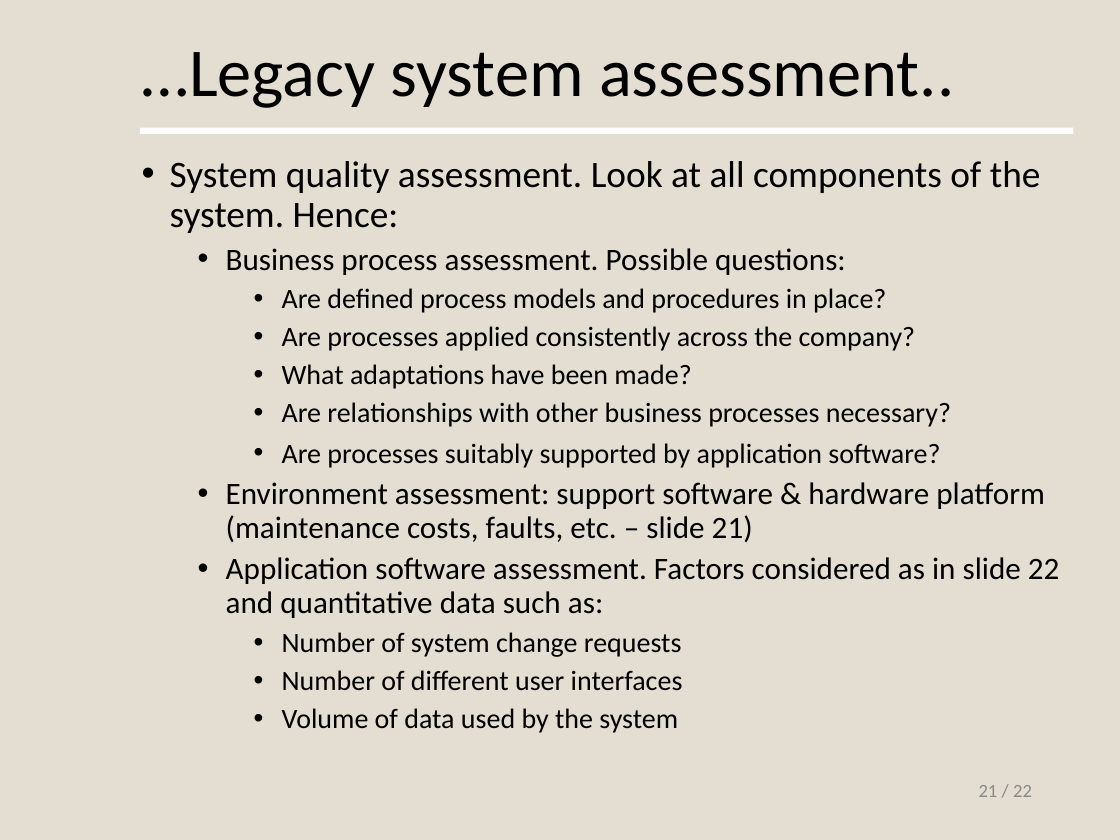
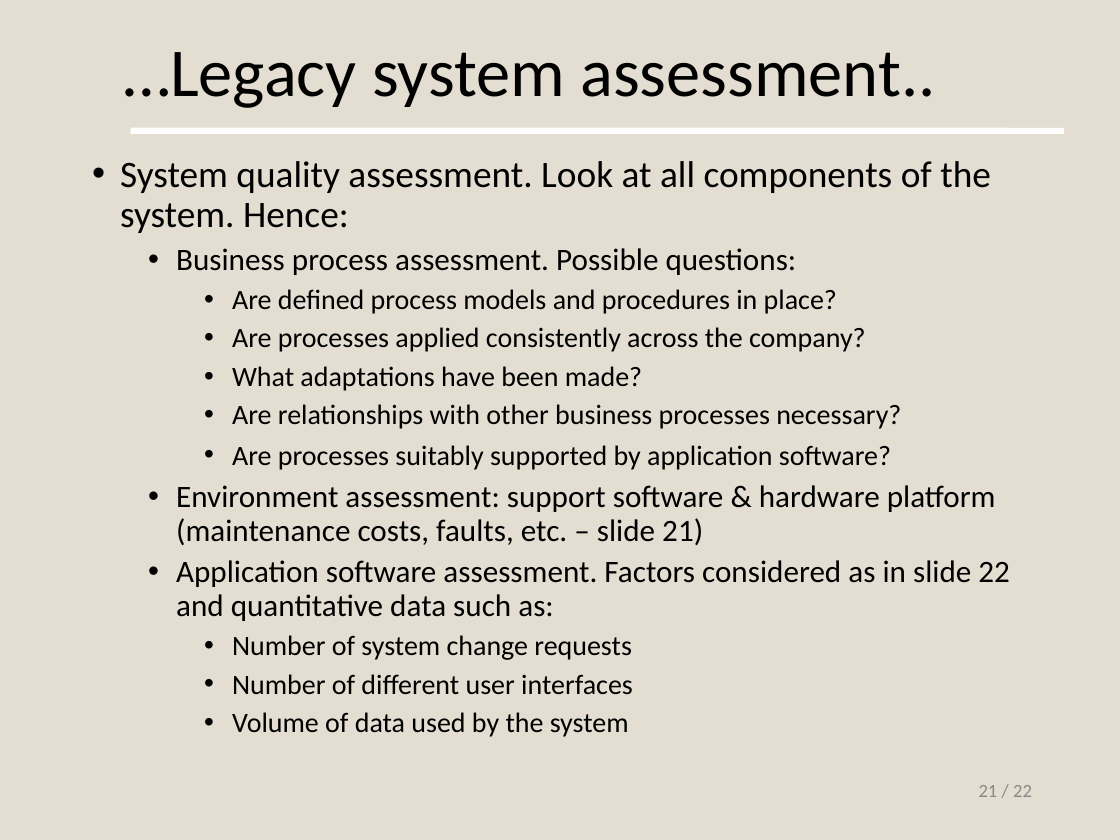
Before and after one commit to nottejas/clg-notes, a slide deck: slide 21 of SE/m1/UNIT1B_SE.ppt. Drawn at 1120x840 pixels with LibreOffice and Linux fonts; fonts in the diff are those of the drawing. Boxes give left, top, right and bottom in pixels: in the first picture for what was removed or moved away, otherwise in the second. Text is boxed around its words. In the diff, an @@ line names an element or a change of style, - is before the commit and + after.

```diff
--- a/SE/m1/UNIT1B_SE.ppt
+++ b/SE/m1/UNIT1B_SE.ppt
@@ text "…Legacy system assessment..": place and size @@
-text "…Legacy system assessment.." at box(142, 52, 954, 108)
+text "…Legacy system assessment.." at box(123, 52, 935, 108)
@@ text "System quality assessment. Look at ..." rewrapped from box(170, 161, 1060, 733) to box(120, 161, 1010, 737) @@
@@ line moved from (140, 131) - (1073, 131) to (131, 131) - (1064, 131) @@
```
Also in this commit, not shown: 9 other slides changed.
